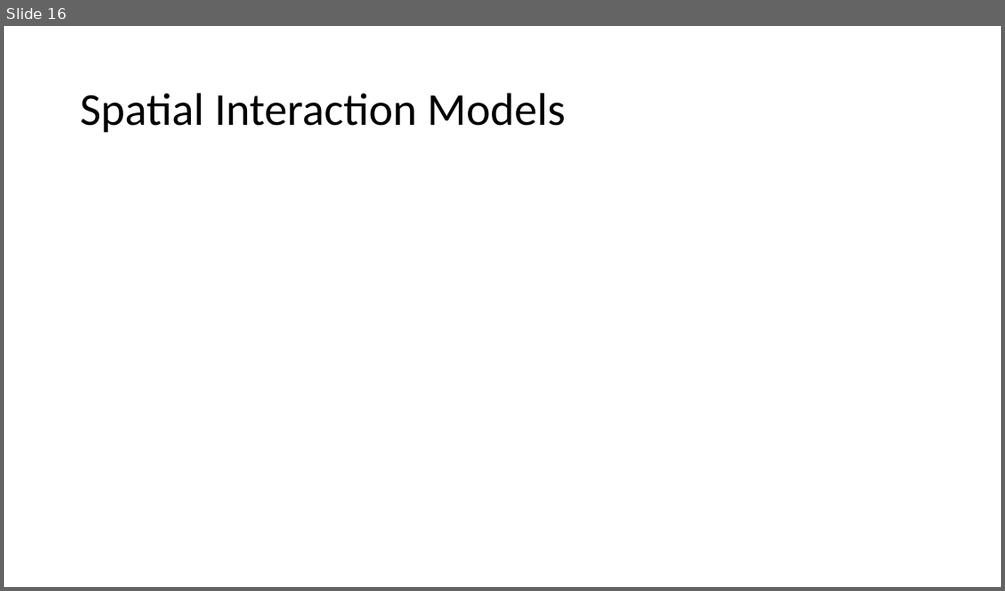
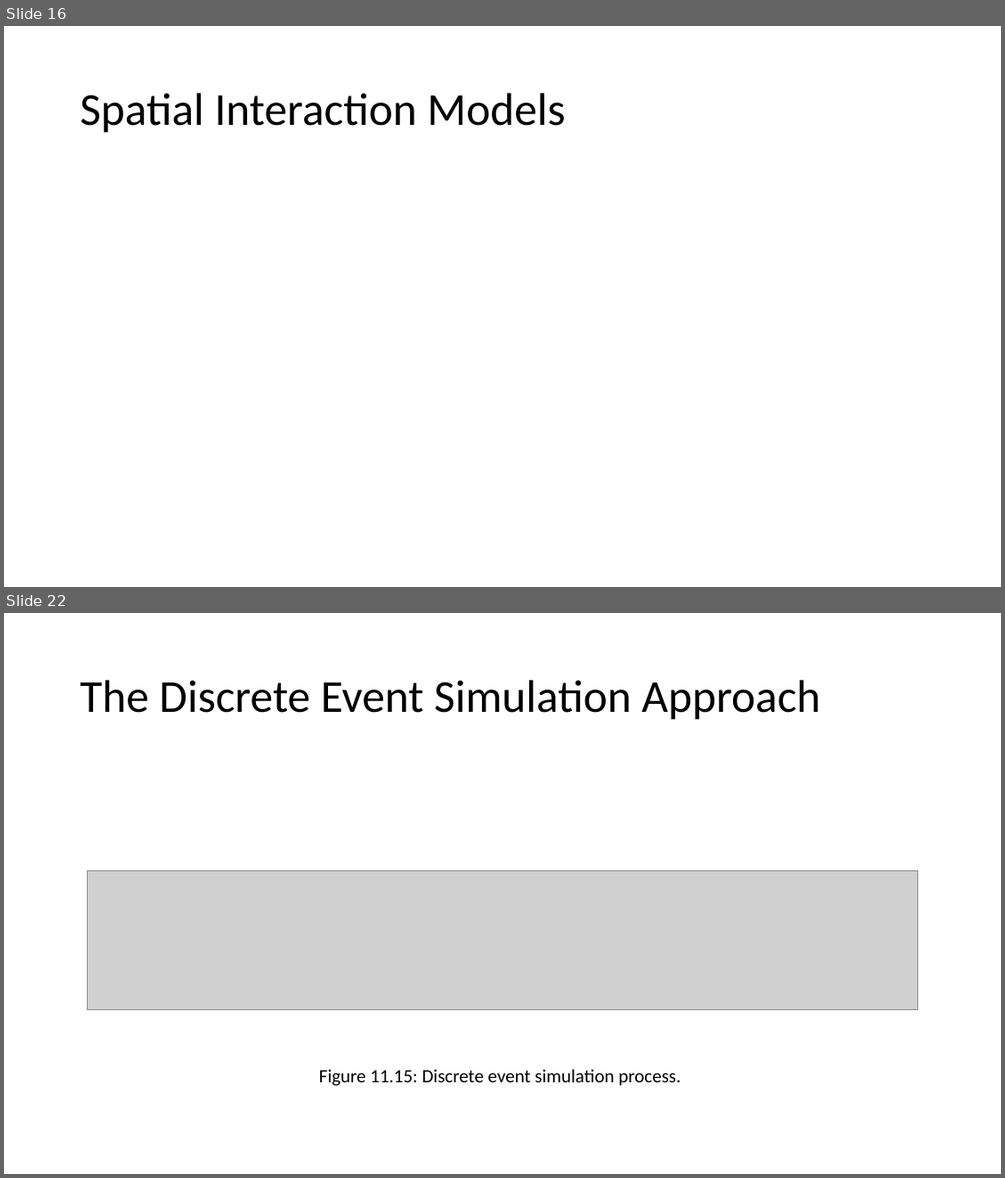
Before and after one commit to abmgis/abmgis, a slide deck: Chapter11-AlternativeModellingApproaches/Chapter11.pptx. Shown one above the other, each under a label of ours: slide 16 before the commit, slides 16 and 22 after it; the slides between them are not shown. The pictures are 1005x591 and 1005x1178 pixels, drawn with LibreOffice and Linux fonts; fonts in the diff are those of the drawing; grey boxes stand for pictures. Boxes give left, top, right and bottom in pixels: in the first picture for what was removed or moved away, otherwise in the second. Text is boxed around its words. In the diff, an @@ line names an element or a change of style, - is before the commit and + after.

```diff
--- a/Chapter11-AlternativeModellingApproaches/Chapter11.pptx
+++ b/Chapter11-AlternativeModellingApproaches/Chapter11.pptx
@@ slide 22 added at [4,613,1001,1174], background #FFFFFF @@
@@ title added at [80,680,820,720], 44 pt, text #000000 @@
+The Discrete Event Simulation Approach
@@ picture added at [87,871,918,1010] @@
@@ text added at [319,1069,680,1086], 18 pt, text #000000 @@
+Figure 11.15: Discrete event simulation process.
```
Also in this commit, not shown: 8 other slides added, 5 other files.
